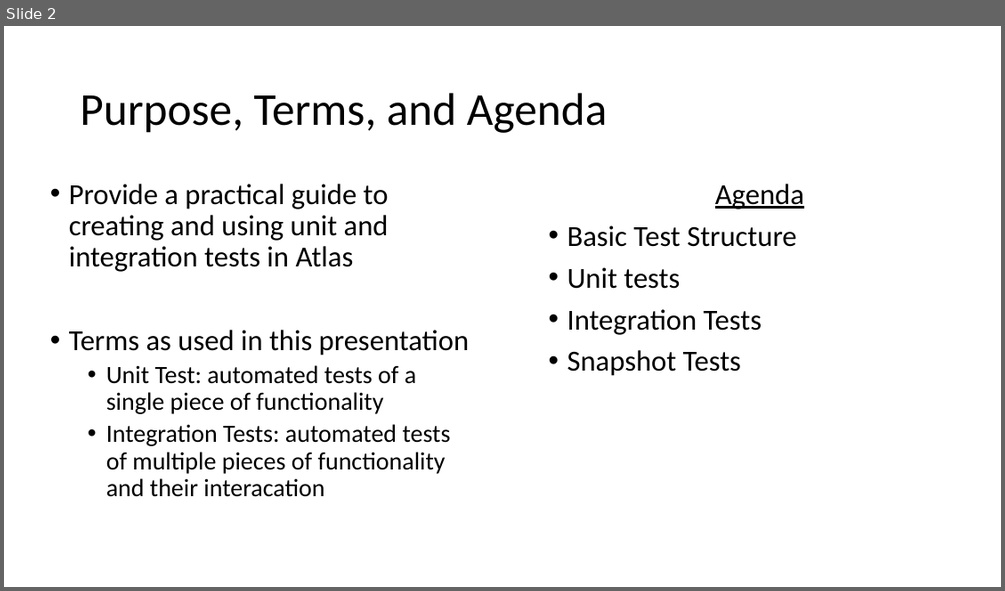
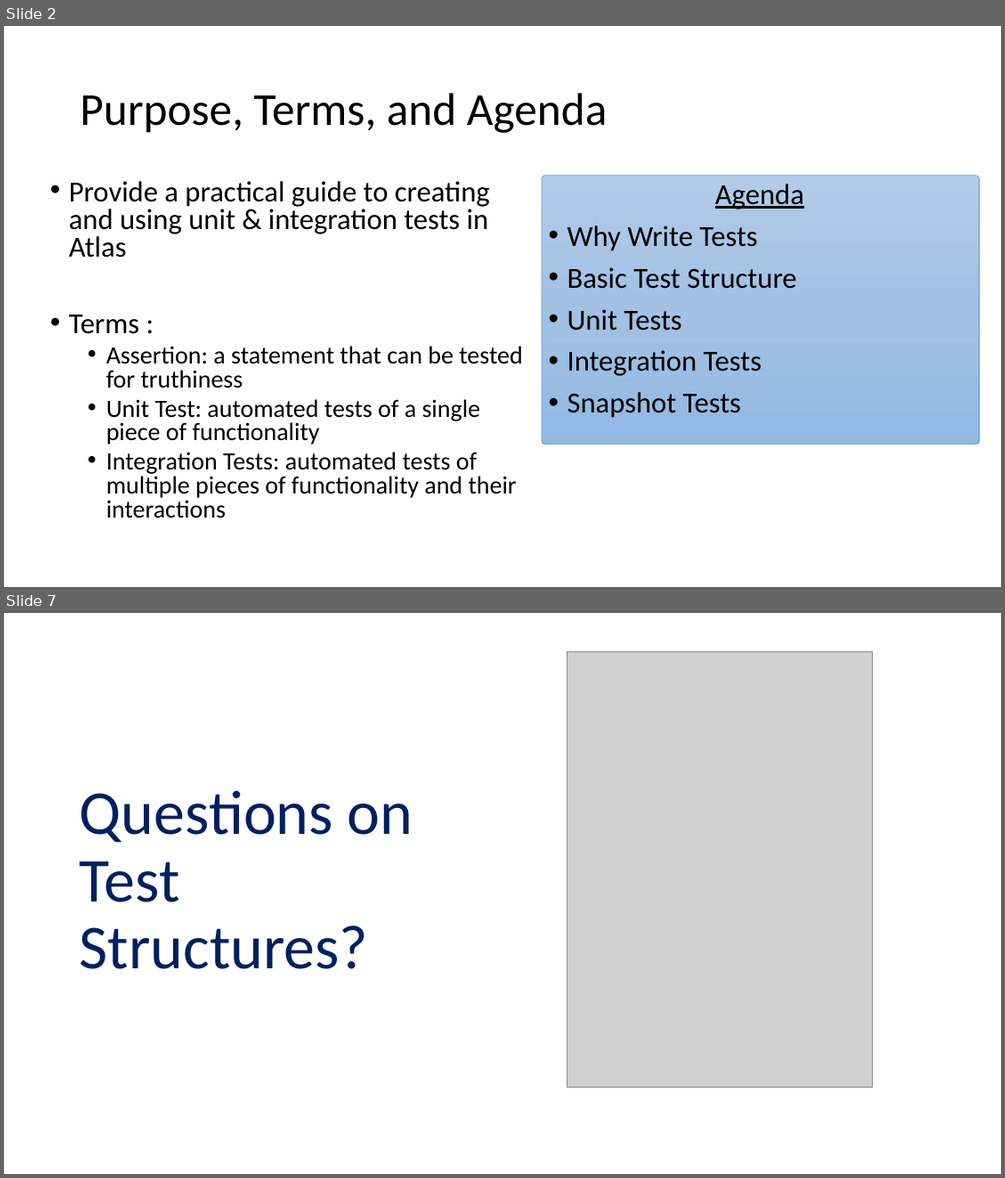
Before and after one commit to reggie3/testing-examples, a slide deck: TestingPresentation.pptx. Shown one above the other, each under a label of ours: slide 2 before the commit, slides 2 and 7 after it; the slides between them are not shown. The pictures are 1005x591 and 1005x1178 pixels, drawn with LibreOffice and Linux fonts; fonts in the diff are those of the drawing; grey boxes stand for pictures. Boxes give left, top, right and bottom in pixels: in the first picture for what was removed or moved away, otherwise in the second. Text is boxed around its words. In the diff, an @@ line names an element or a change of style, - is before the commit and + after.

```diff
--- a/TestingPresentation.pptx
+++ b/TestingPresentation.pptx
@@ slide 7 added at [4,613,1001,1174], background #FFFFFF @@
@@ picture added at [567,652,872,1088] @@
@@ title added at [80,790,413,969], 60 pt, text #002060 @@
+Questions on Test Structures?
@@ slide 2 changed as well @@
@@ text at [69,181,522,388]: text changed @@
-• Provide a practical guide to creating and using unit and integration tests in Atlas
-• Terms as used in this presentation
+• Provide a practical guide to creating and using unit & integration tests in Atlas
+• Terms :
+  • Assertion: a statement that can be tested for truthiness
@@ rounded rectangle added at [542,176,979,444], fill gradient #B1CBE9 to #A3C1E5 to #93B9E4, outline #5B9BD5 0.5 pt @@
@@ text at [567,225,757,251]: paragraph added @@
+• Why Write Tests
@@ text at [567,309,681,330]: text changed @@
-• Unit tests
+• Unit Tests
@@ text at [106,399,481,444]: line spacing 0.9 to 0.8 @@
@@ text at [106,451,517,518]: text changed @@
-  • Integration Tests: automated tests of multiple pieces of functionality and their interacation
+  • Integration Tests: automated tests of multiple pieces of functionality and their interactions
```
Also in this commit, not shown: 3 other slides changed, 14 other slides added, 1 slide removed, 11 other files.
